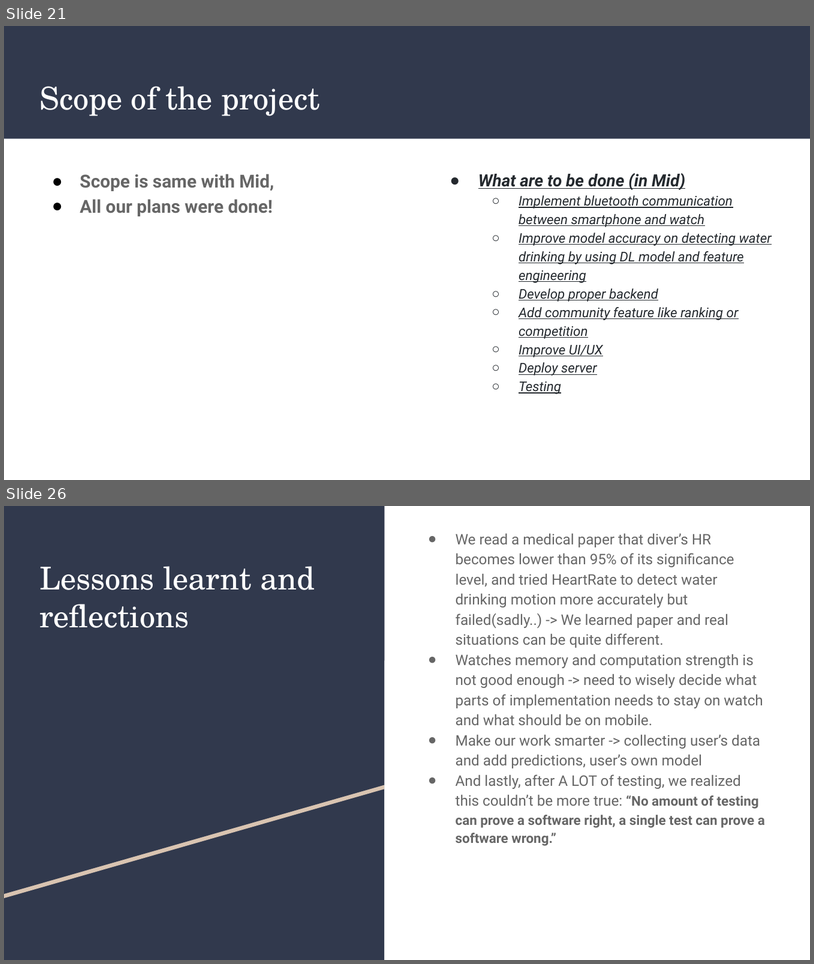
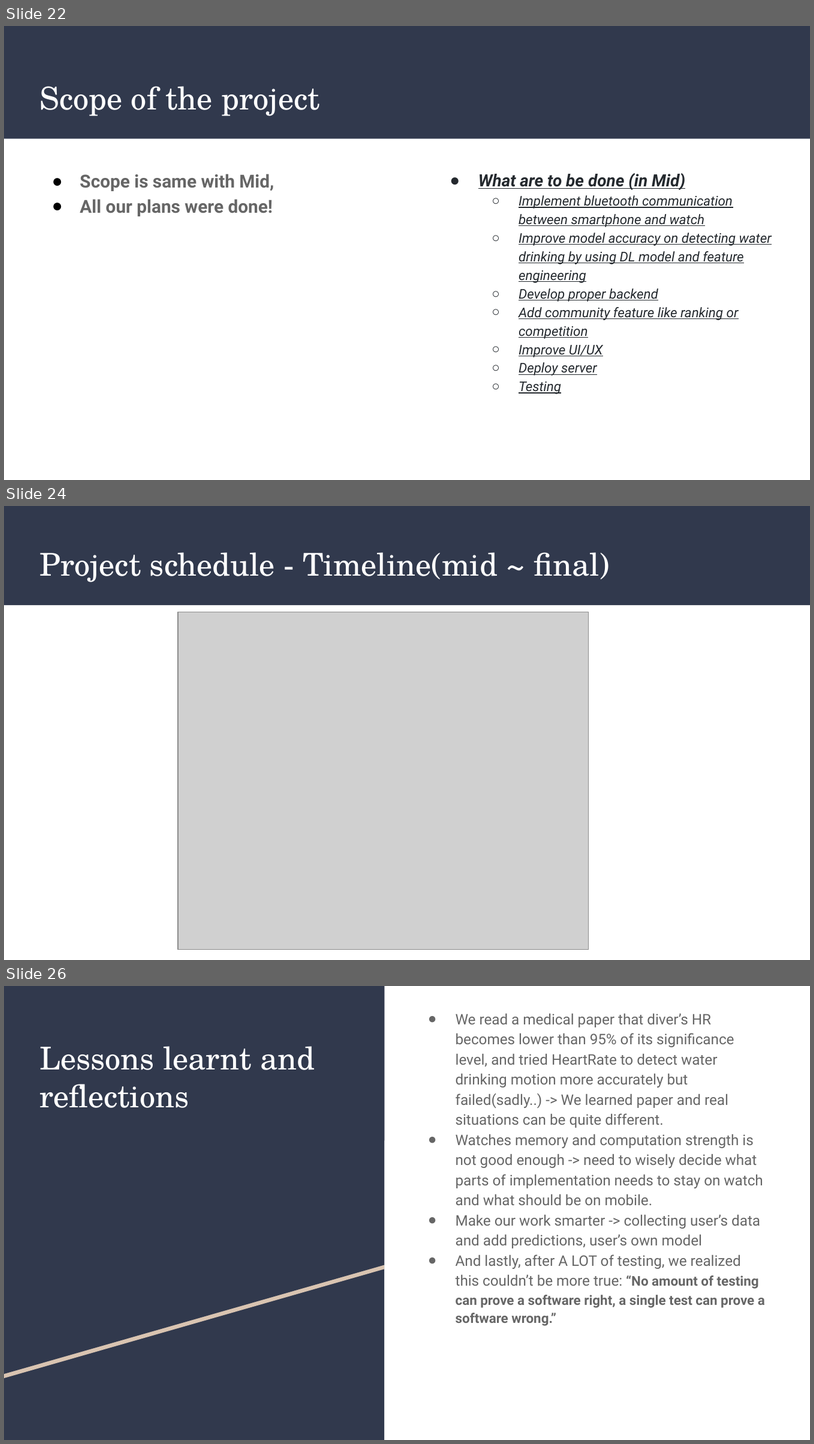
Before and after one commit to HealthBuzzz/2020-2-Mobile-computing-Team-2, a slide deck: Team 2 - Final(Real).pptx. Shown one above the other, each under a label of ours: slides 21 and 26 before the commit, slides 22, 24 and 26 after it; the slides between them are not shown. The pictures are 814x964 and 814x1444 pixels, drawn with LibreOffice and Linux fonts; fonts in the diff are those of the drawing; grey boxes stand for pictures. Boxes give left, top, right and bottom in pixels: in the first picture for what was removed or moved away, otherwise in the second. Text is boxed around its words. In the diff, an @@ line names an element or a change of style, - is before the commit and + after.

```diff
--- a/Team 2 - Final(Real).pptx
+++ b/Team 2 - Final(Real).pptx
@@ slide 24 added at (4, 506, 810, 960), background #FFFFFF @@
@@ rectangle added at (4, 506, 810, 605), fill #31394D @@
@@ title added at (39, 552, 611, 582), 28 pt, text #FFFFFF @@
+Project schedule - Timeline(mid ~ final)
@@ picture added at (178, 612, 588, 949) @@
@@ what was slide 21 is now slide 22 @@
```
Also in this commit, not shown: 3 slides changed, 2 other slides added, 3 slides removed, 1 other file.
